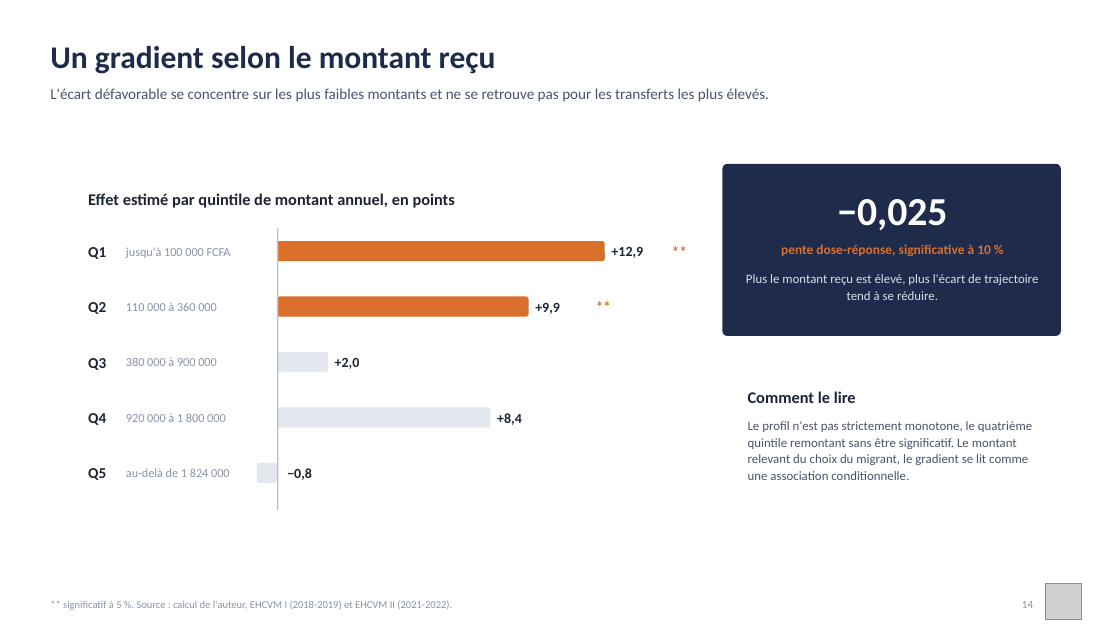
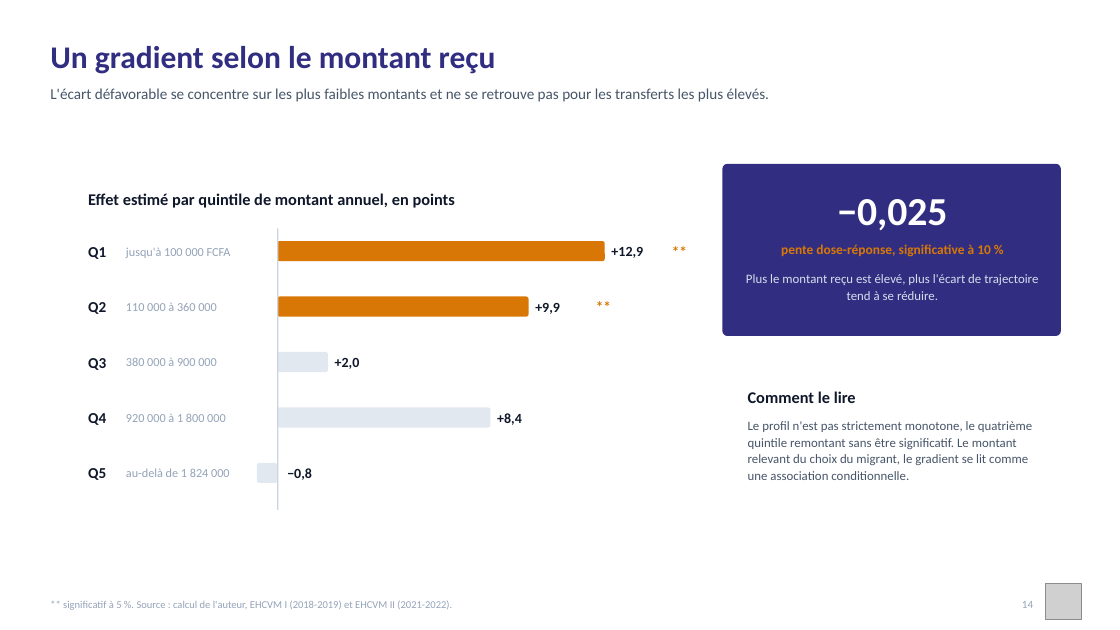
Before and after one commit to JODRAFF9/MEMOIRE, a slide deck: slide 14 of infographie/presentation_infographique.pptx. Drawn at 1120x630 pixels with LibreOffice and Linux fonts; fonts in the diff are those of the drawing; grey boxes stand for pictures. Boxes give left, top, right and bottom in pixels: in the first picture for what was removed or moved away, otherwise in the second. Text is boxed around its words. In the diff, an @@ line names an element or a change of style, - is before the commit and + after.

```diff
--- a/infographie/presentation_infographique.pptx
+++ b/infographie/presentation_infographique.pptx
@@ text "Un gradient selon le montant ..." at (50,46,496,74): text colour #1E2B4A to #312E81 @@
@@ rounded rectangle at (723,164,1061,336): fill #1E2B4A to #312E81 @@
@@ rectangle at (277,229,278,510): fill #B9C0CC to #CBD5E1 @@
@@ rounded rectangle at (277,241,605,261): fill #D96F2B to #D97706 @@
@@ rounded rectangle at (277,297,528,317): fill #D96F2B to #D97706 @@
@@ text colour #D96F2B to #D97706 in 3 elements at (781,244,991,256), (672,234,697,269), (596,289,621,324) @@
@@ fill #E3E7EE to #E2E8F0 in 3 elements at (277,352,328,372), (277,408,491,428), (257,463,277,483) @@
@@ text colour #8A93A5 to #94A3B8 in 7 elements at (126,248,231,258), (126,303,217,311), (126,358,217,366), (126,414,226,422), (126,468,230,477), (63,600,452,610), (1022,601,1033,608) @@
```
Also in this commit, not shown: 20 other slides changed, 2 other files.
